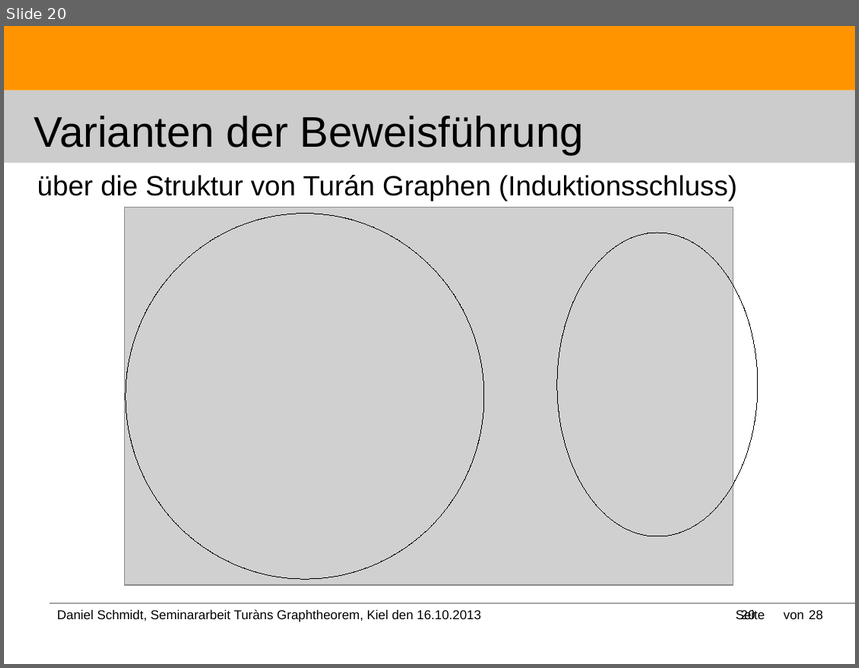
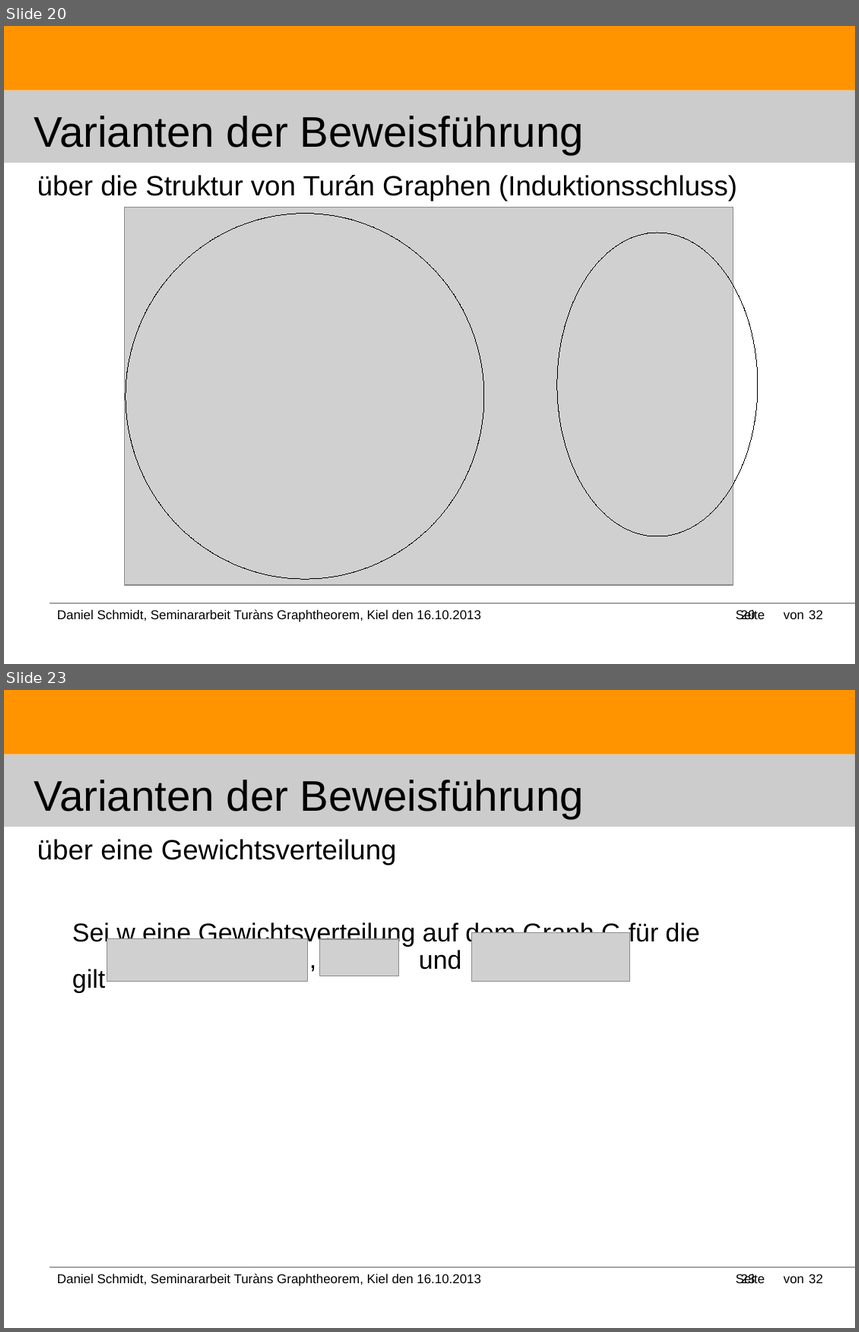
Before and after one commit to DanielMSchmidt/kombinatorik, a slide deck: Kombinatorik.odp. Shown one above the other, each under a label of ours: slide 20 before the commit, slides 20 and 23 after it; the slides between them are not shown. The pictures are 859x668 and 859x1332 pixels, drawn with LibreOffice and Linux fonts; fonts in the diff are those of the drawing; grey boxes stand for pictures. Boxes give left, top, right and bottom in pixels: in the first picture for what was removed or moved away, otherwise in the second. Text is boxed around its words. In the diff, an @@ line names an element or a change of style, - is before the commit and + after.

Commit message:
added some slides

```diff
--- a/Kombinatorik.odp
+++ b/Kombinatorik.odp
@@ slide 23 added at box(4, 690, 855, 1328), background #FFFFFF; not listed: 3 template elements that a slide beside it also shows @@
@@ title added at box(34, 780, 584, 818), 40 pt, text #000000 @@
+Varianten der Beweisführung
@@ title added at box(37, 839, 397, 865), 26 pt, text #000000 @@
+über eine Gewichtsverteilung
@@ text added at box(72, 921, 700, 993), 24 pt, text #000000 @@
+Sei w eine Gewichtsverteilung auf dem Graph G für die gilt
@@ picture added at box(107, 939, 308, 982) @@
@@ text added at box(302, 939, 370, 976), 24 pt, text #000000 @@
+,
@@ picture added at box(320, 939, 398, 977) @@
@@ picture added at box(472, 933, 630, 981) @@
@@ text added at box(419, 950, 462, 970), 24 pt, text #000000 @@
+und
@@ text added at box(57, 1274, 481, 1287), 12 pt, text #000000 @@
+Daniel Schmidt, Seminararbeit Turàns Graphtheorem, Kiel den 16.10.2013
@@ text added at box(736, 1274, 766, 1284), 12 pt, text #000000 @@
+Seite
@@ page number added at box(741, 1274, 756, 1284), 12 pt, text #000000 @@
+23
@@ text added at box(784, 1277, 804, 1284), 12 pt, text #000000 @@
+von
@@ text added at box(809, 1274, 823, 1284), 12 pt, text #000000 @@
+32
@@ slide 20 changed as well @@
@@ text at box(809, 610, 823, 620): text changed @@
-28
+32
```
Also in this commit, not shown: 26 other slides changed, 3 other slides added, 4 other files.
